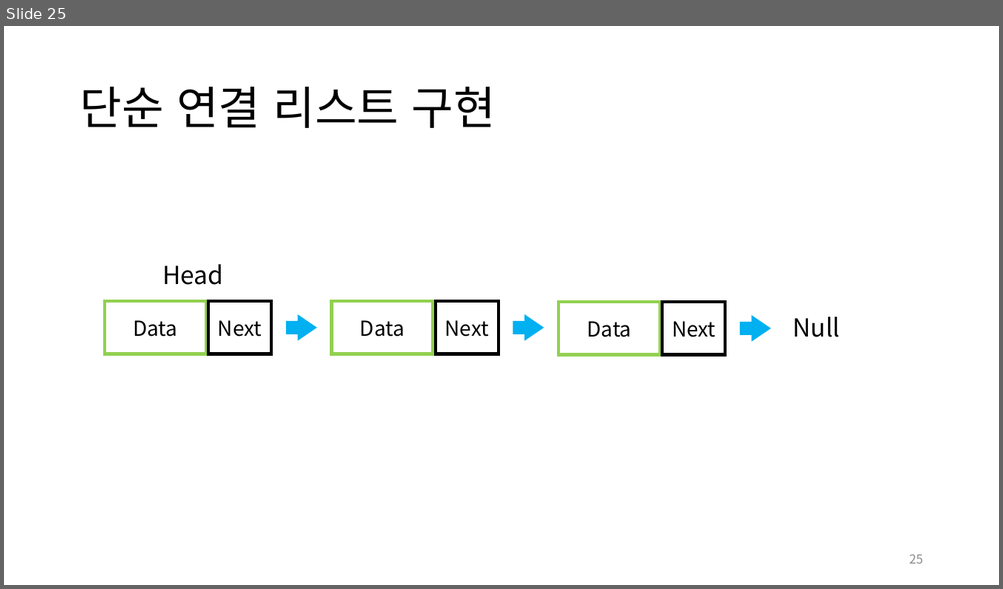
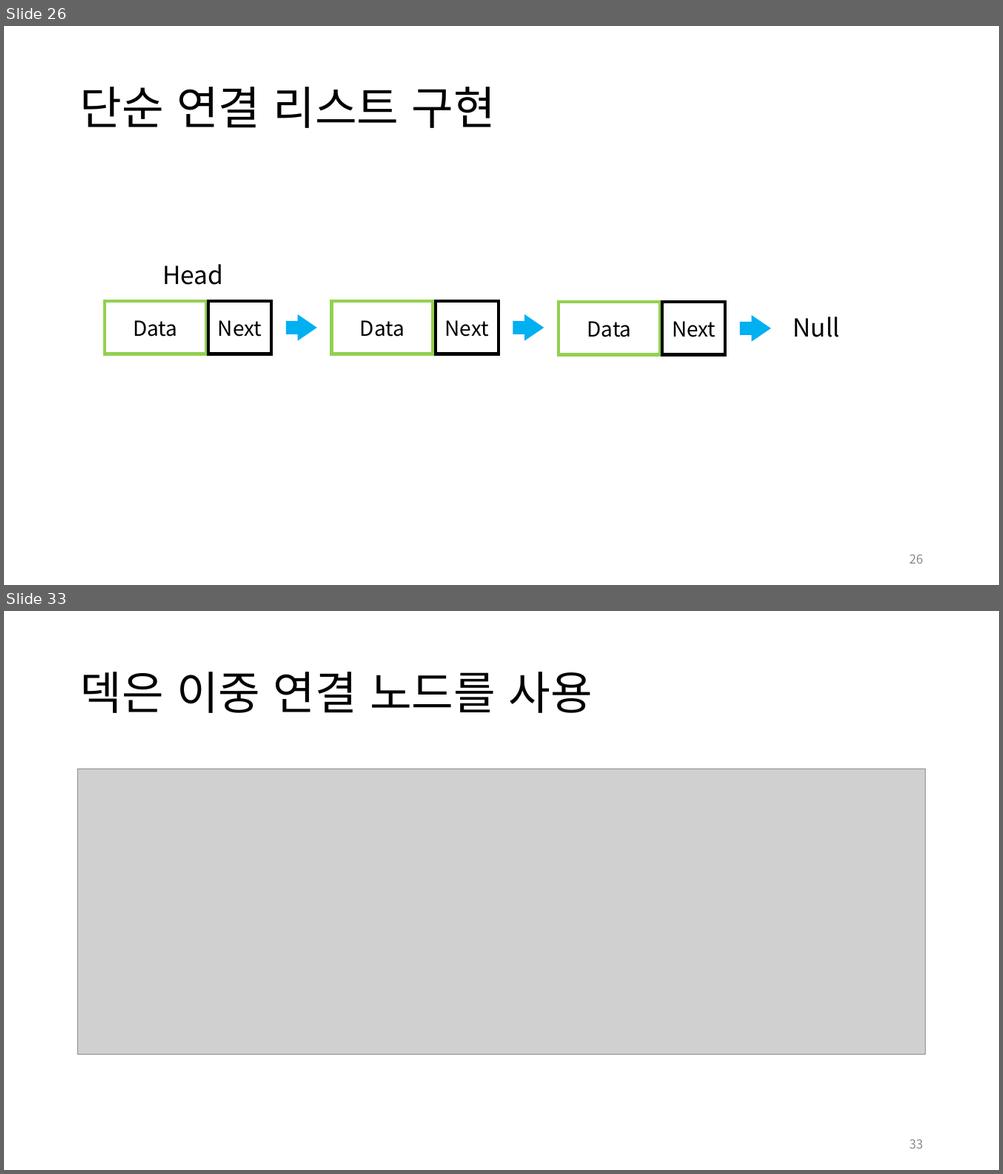
Before and after one commit to jm-kor-00/Seed_23-2nd, a slide deck: 1st/2학기_씨앗_1회.pptx. Shown one above the other, each under a label of ours: slide 25 before the commit, slides 26 and 33 after it; the slides between them are not shown. The pictures are 1003x589 and 1003x1174 pixels, drawn with LibreOffice and Linux fonts; fonts in the diff are those of the drawing; grey boxes stand for pictures. Boxes give left, top, right and bottom in pixels: in the first picture for what was removed or moved away, otherwise in the second. Text is boxed around its words. In the diff, an @@ line names an element or a change of style, - is before the commit and + after.

```diff
--- a/1st/2학기_씨앗_1회.pptx
+++ b/1st/2학기_씨앗_1회.pptx
@@ slide 33 added at [4,611,999,1170], background #FFFFFF @@
@@ title added at [79,672,592,713], 44 pt, text #000000 @@
+덱은 이중 연결 노드를 사용
@@ picture added at [77,769,925,1055] @@
@@ page number added at [909,1139,923,1149], 12 pt, text #8C8C8C @@
+33
@@ what was slide 25 is now slide 26 @@
@@ page number at [909,554,923,564]: text changed @@
-25
+26
```
Also in this commit, not shown: 4 slides changed, 8 other slides added, 2 other files.
